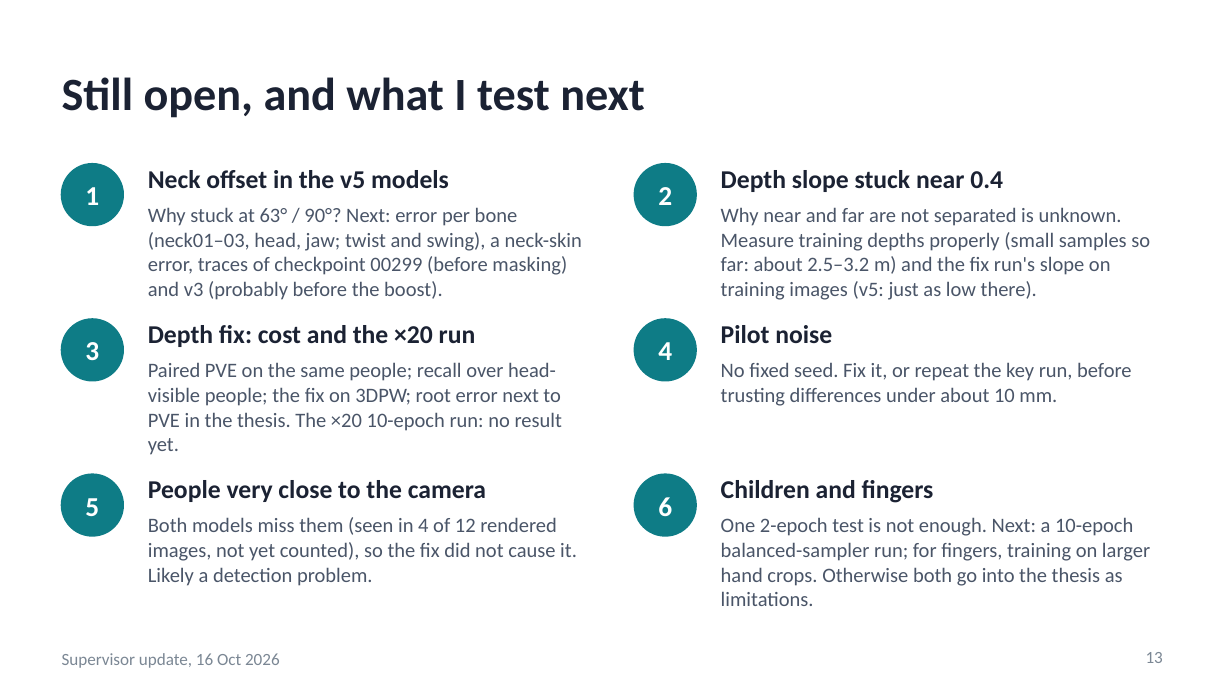
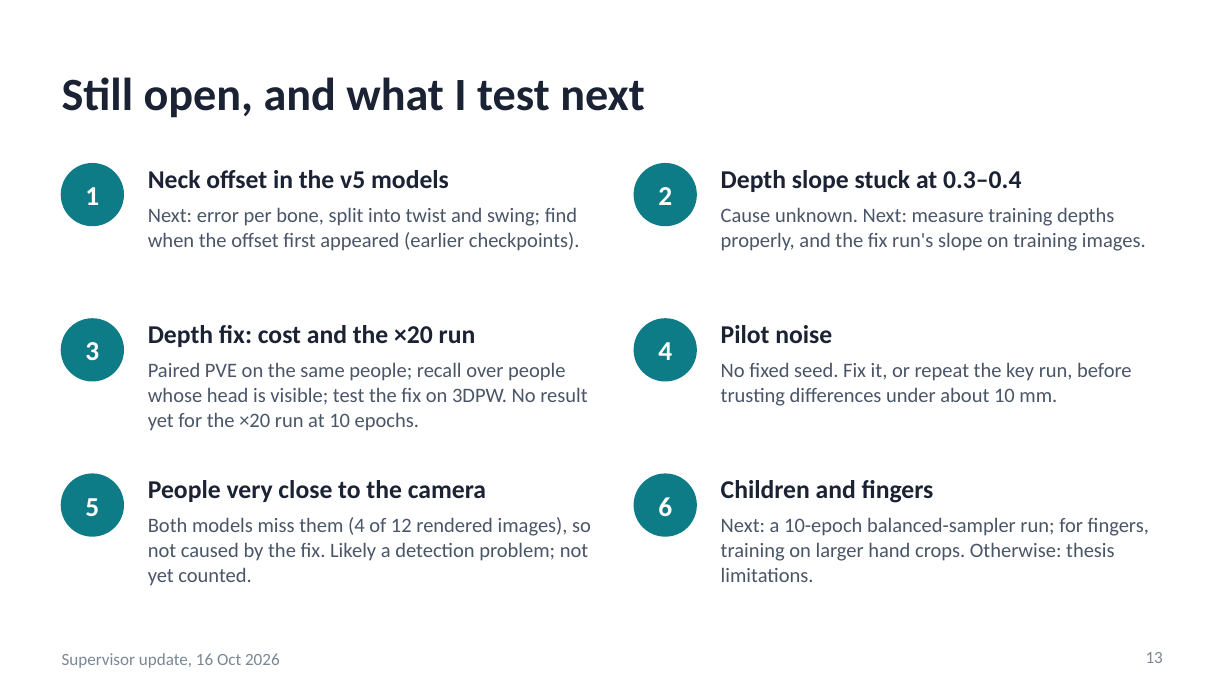
Before and after one commit to saadnajib/Multi-Person-Whole-Body-Human-Mesh-Recovery-in-a-Single-Shot-with-Annyone-dataset-and-3dpw-dataset, a slide deck: slide 13 of docs/supervisor_update_2026-10-16.pptx. Drawn at 1232x693 pixels with LibreOffice and Linux fonts; fonts in the diff are those of the drawing. Boxes give left, top, right and bottom in pixels: in the first picture for what was removed or moved away, otherwise in the second. Text is boxed around its words. In the diff, an @@ line names an element or a change of style, - is before the commit and + after.

```diff
--- a/docs/supervisor_update_2026-10-16.pptx
+++ b/docs/supervisor_update_2026-10-16.pptx
@@ text at [721, 170, 1021, 192]: text changed @@
-Depth slope stuck near 0.4
+Depth slope stuck at 0.3–0.4
@@ text at [148, 207, 580, 251]: text changed @@
-Why stuck at 63° / 90°? Next: error per bone (neck01–03, head, jaw; twist and swing), a neck-skin error, traces of checkpoint 00299 (before masking) and v3 (probably before the boost).
+Next: error per bone, split into twist and swing; find when the offset first appeared (earlier checkpoints).
@@ text at [721, 207, 1146, 251]: text changed @@
-Why near and far are not separated is unknown. Measure training depths properly (small samples so far: about 2.5–3.2 m) and the fix run's slope on training images (v5: just as low there).
+Cause unknown. Next: measure training depths properly, and the fix run's slope on training images.
@@ text at [148, 362, 587, 431]: text changed @@
-Paired PVE on the same people; recall over head-visible people; the fix on 3DPW; root error next to PVE in the thesis. The ×20 10-epoch run: no result yet.
+Paired PVE on the same people; recall over people whose head is visible; test the fix on 3DPW. No result yet for the ×20 run at 10 epochs.
@@ text at [148, 517, 591, 586]: text changed @@
-Both models miss them (seen in 4 of 12 rendered images, not yet counted), so the fix did not cause it. Likely a detection problem.
+Both models miss them (4 of 12 rendered images), so not caused by the fix. Likely a detection problem; not yet counted.
@@ text at [721, 517, 1149, 582]: text changed @@
-One 2-epoch test is not enough. Next: a 10-epoch balanced-sampler run; for fingers, training on larger hand crops. Otherwise both go into the thesis as limitations.
+Next: a 10-epoch balanced-sampler run; for fingers, training on larger hand crops. Otherwise: thesis limitations.
```
Also in this commit, not shown: 11 other slides changed, 1 other file.
